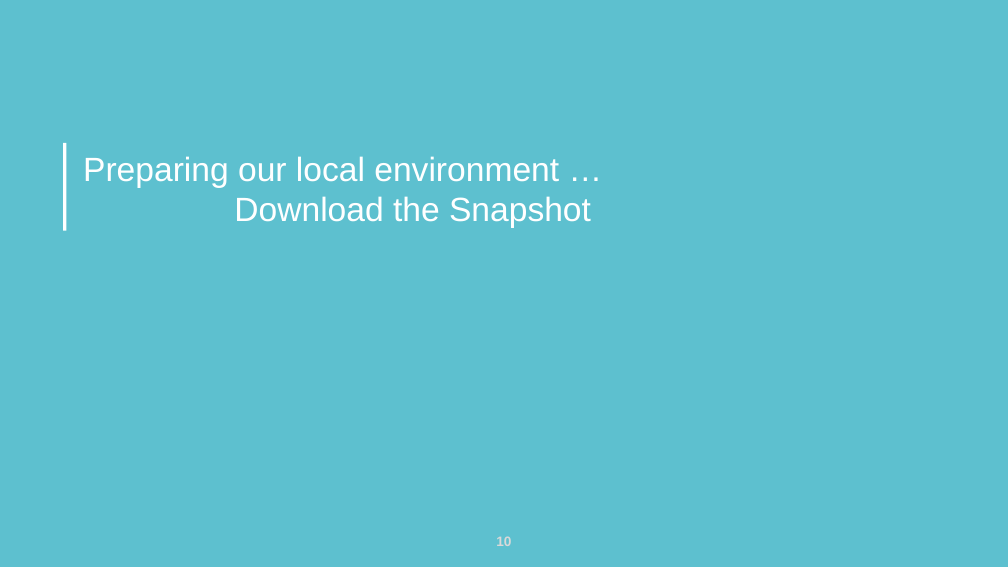
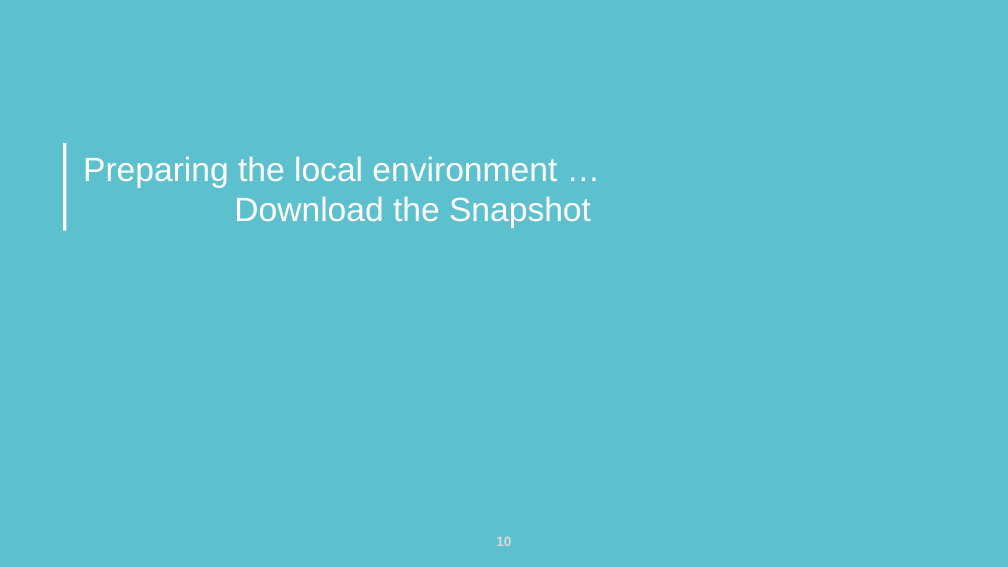
Before and after one commit to jicarretero/SummitMalaga2017, a slide deck: slide 10 of FiwareImageHandling.odp. Drawn at 1008x567 pixels with LibreOffice and Linux fonts; fonts in the diff are those of the drawing; background and template pictures are left out. Boxes give left, top, right and bottom in pixels: in the first picture for what was removed or moved away, otherwise in the second. Text is boxed around its words. In the diff, an @@ line names an element or a change of style, - is before the commit and + after.

Commit message:
Change presentation image and some changes in wording

```diff
--- a/FiwareImageHandling.odp
+++ b/FiwareImageHandling.odp
@@ title at [83,156,591,228]: text changed @@
-Preparing our local environment …
-Download the Snapshot
+Preparing the local environment …
+Download the Snapshot
```
Also in this commit, not shown: 17 other slides changed.
